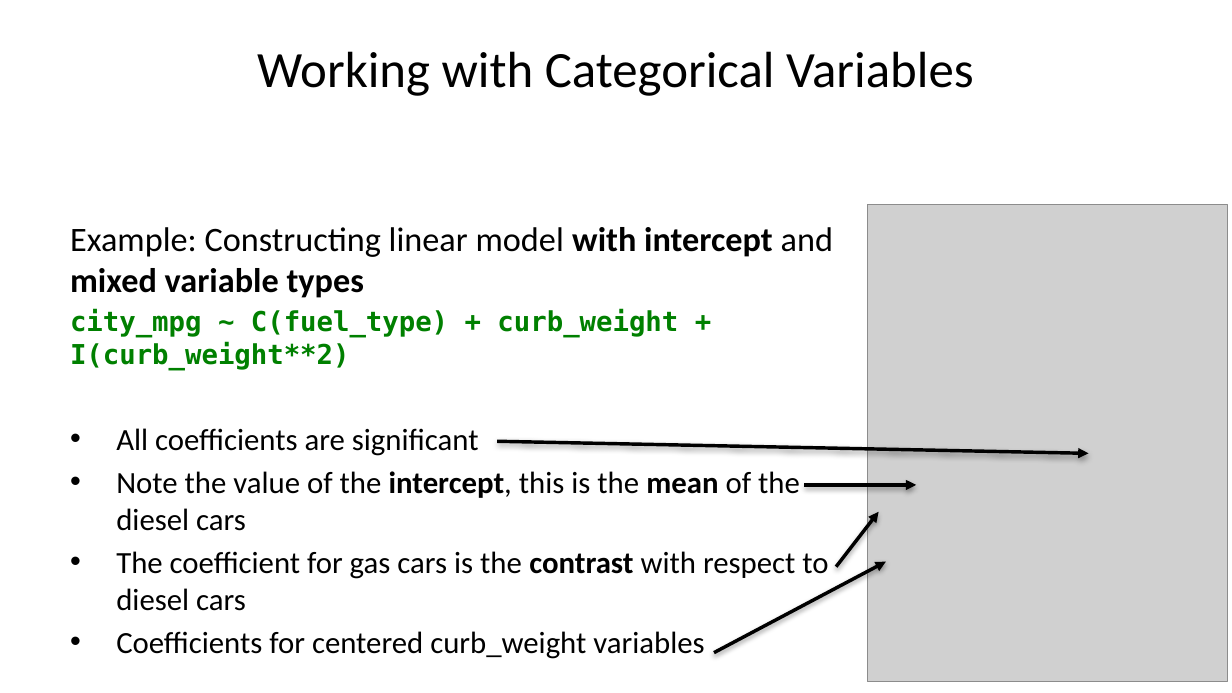
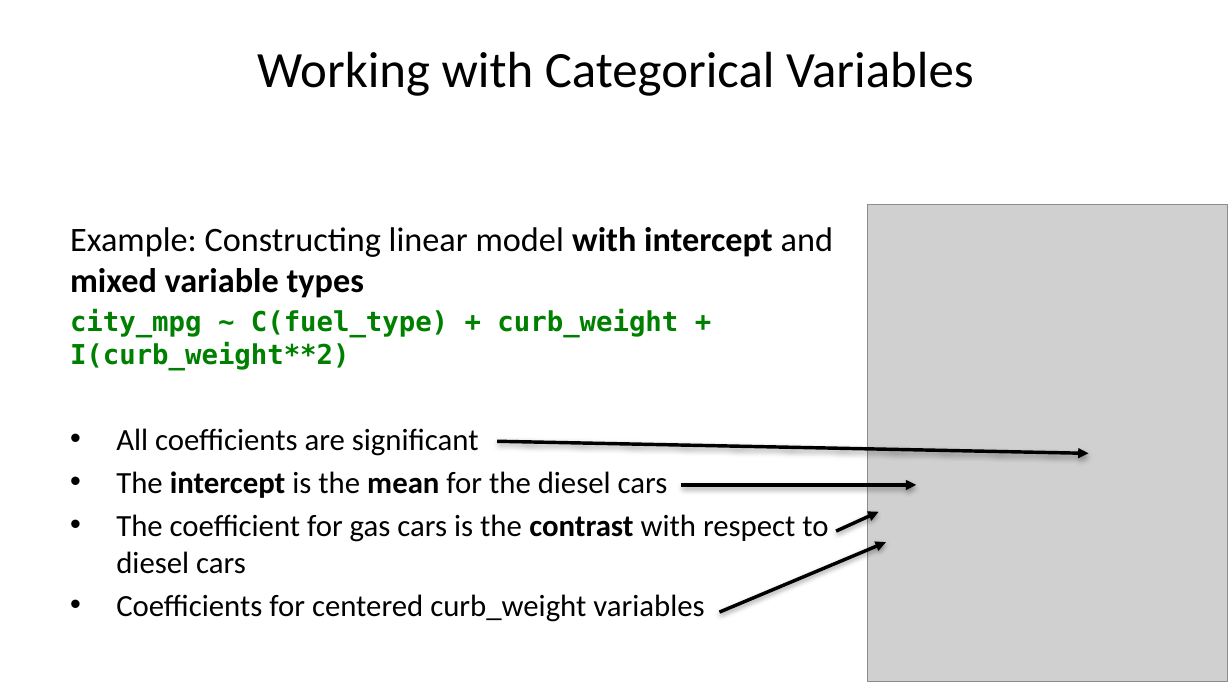
Before and after one commit to StephenElston/CSCI-E-83, a slide deck: slide 12 of LectureSlides/09_GeneralizingTheLinearModel.pptx (slide 14 before the commit). Drawn at 1232x693 pixels with LibreOffice and Linux fonts; fonts in the diff are those of the drawing; grey boxes stand for pictures. Boxes give left, top, right and bottom in pixels: in the first picture for what was removed or moved away, otherwise in the second. Text is boxed around its words. In the diff, an @@ line names an element or a change of style, - is before the commit and + after.

```diff
--- a/LectureSlides/09_GeneralizingTheLinearModel.pptx
+++ b/LectureSlides/09_GeneralizingTheLinearModel.pptx
@@ text at (x1=116, y1=471, x2=668, y2=498): text changed @@
-• Note the value of the intercept, this is the mean of the diesel cars
+• The intercept is the mean for the diesel cars
@@ arrow moved from (804, 485) - (917, 485) to (681, 485) - (917, 485) @@
@@ arrow moved from (837, 567) - (878, 511) to (837, 531) - (878, 511) @@
@@ arrow moved from (715, 653) - (886, 562) to (719, 612) - (886, 542) @@
```
Also in this commit, not shown: 13 other slides changed, 2 slides removed.
